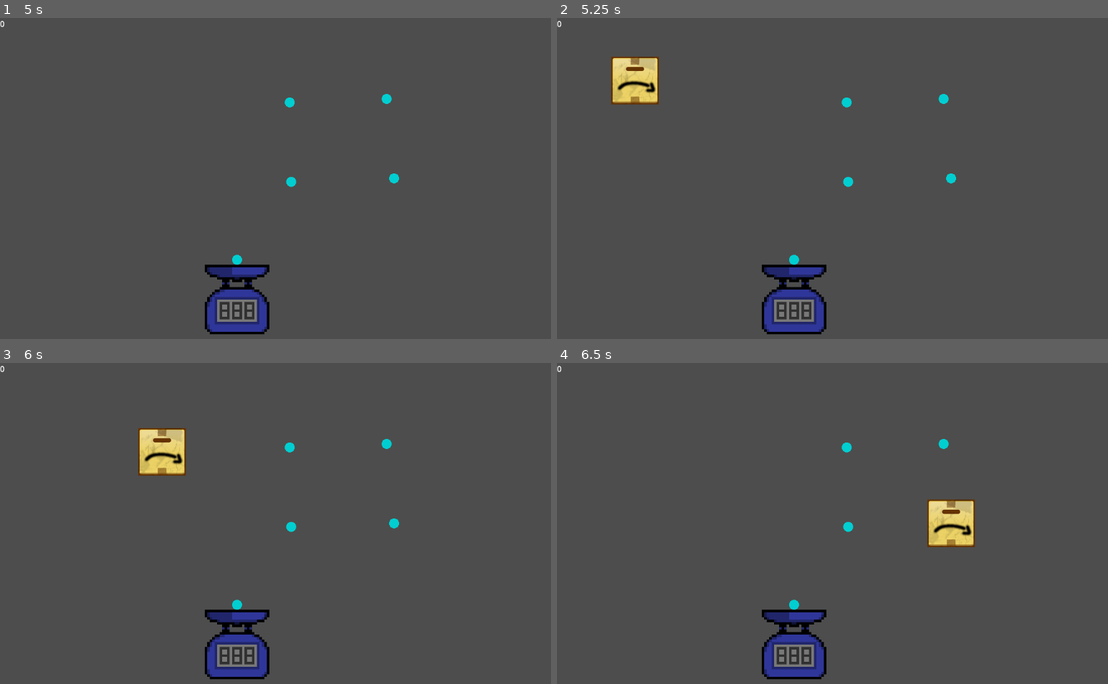
Above: before the commit, frames 1-4 (two rows, left to right).
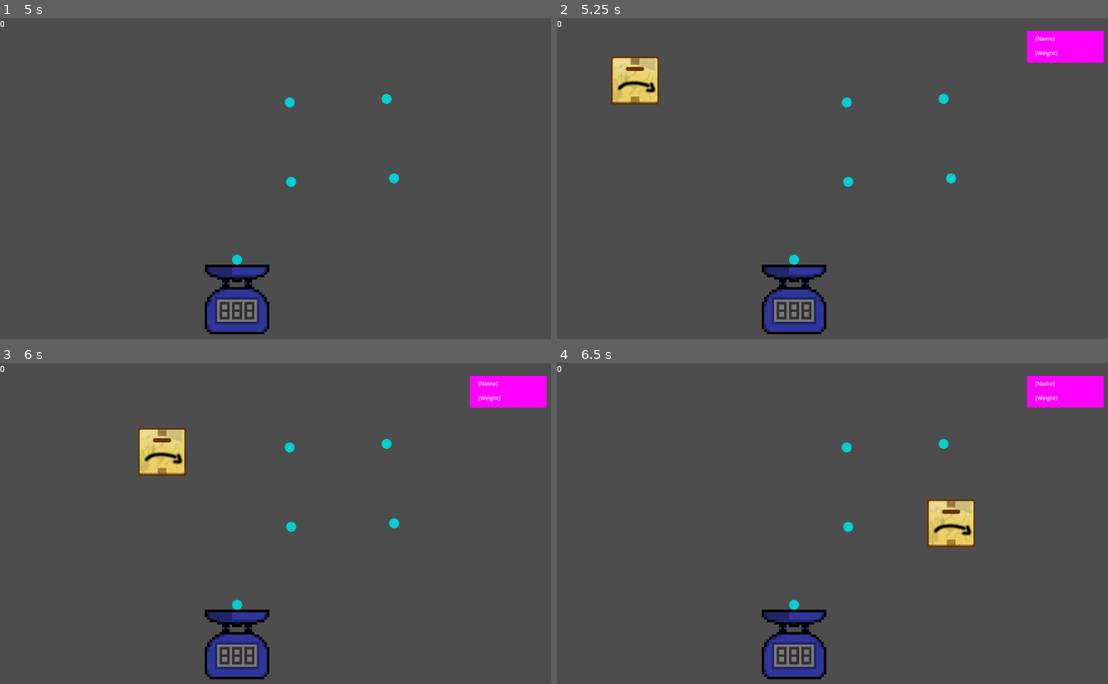
Above: after the commit, the same moments.

Repository: rodemananthony/gmtk-2024
Game: Godot game, scene res://scenes/catalog_test.tscn
Two runs of this game, one before a commit and one after it. Both use one fixed random seed, a clock stepped at 60 frames per second and the inputs below. This scene is started directly instead of the project's main scene.
Inputs (mouse positions are in pixels of both pictures, inside the frame that each line leads up to):
- Up to frame 1 (5 s): tap Enter at 0.5, 2, 3.5 s; move the mouse to (413, 162) at 0.52 s; click (413, 162) at 0.6 s; tap Space at 1.25, 2.75, 4.25 s; drag from (170, 194) to (292, 101) at 1.27 s; move the mouse to (341, 107) at 2.02 s; click (341, 107) at 2.1 s; drag from (258, 242) to (385, 98) at 2.77 s; move the mouse to (457, 226) at 3.52 s; click (457, 226) at 3.6 s; drag from (115, 130) to (292, 181) at 4.27 s
- Up to frame 2 (5.25 s): move the mouse to (871, 178) at 5.02 s; click (871, 178) at 5.1 s
- Up to frame 3 (6 s): drag from (77, 423) to (396, 523) at 5.77 s
- Up to frame 4 (6.5 s): no input

Frame 1 is identical in both runs. In frame 2, 1.4% of the frame differs, in the area x 85-100%, y 4-15%; in frame 3, 1.4%; in frame 4, 1.4%.

Commit message:
quick testing

Diff:
--- a/scenes/catalog_test.tscn
+++ b/scenes/catalog_test.tscn
@@ -6,6 +6,7 @@
 [ext_resource type="PackedScene" uid="uid://dyo41ud1e4ueu" path="res://scenes/Main/drop_zone.tscn" id="4_f3114"]
 [ext_resource type="Texture2D" uid="uid://br2iik76llj5t" path="res://Images/Scale.png" id="5_xgktk"]
 [ext_resource type="Script" path="res://scripts/scale_manager.gd" id="6_87ykf"]
+[ext_resource type="PackedScene" uid="uid://7h0xoltr88by" path="res://scenes/Main/order_spawner.tscn" id="7_w5ey1"]
 
 [sub_resource type="CircleShape2D" id="CircleShape2D_veel5"]
 
@@ -72,5 +73,7 @@
 [node name="CollisionShape2D" type="CollisionShape2D" parent="Sprite2D/Drop Zone5"]
 shape = SubResource("CircleShape2D_lqg1a")
 
+[node name="order_spawner" parent="." instance=ExtResource("7_w5ey1")]
+
 [connection signal="catalog_items" from="Catalog Manager" to="package_spawner" method="_on_catalog_manager_catalog_items"]
 [connection signal="package_captured" from="Sprite2D/Drop Zone5" to="Sprite2D" method="_on_drop_zone_5_package_captured"]
--- a/scripts/order_spawner.gd
+++ b/scripts/order_spawner.gd
@@ -16,4 +16,4 @@
 		if x == order_position_length - 1:
 			new_order.set_position(order_positions[x])
 			order_positions.remove_at(x)
-	add_child(new_order)
+			add_child(new_order)
Not shown: 1 places in scenes/catalog_test.tscn that only renumber resources
